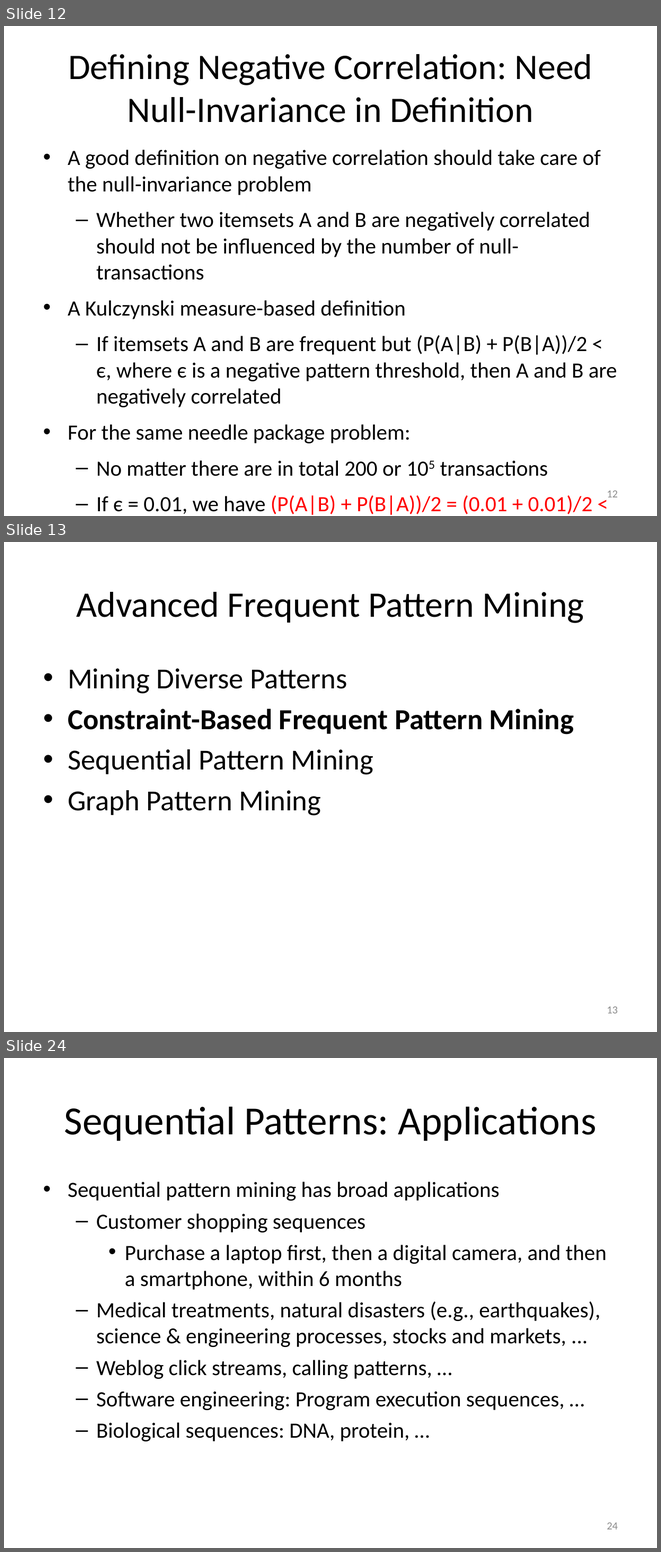
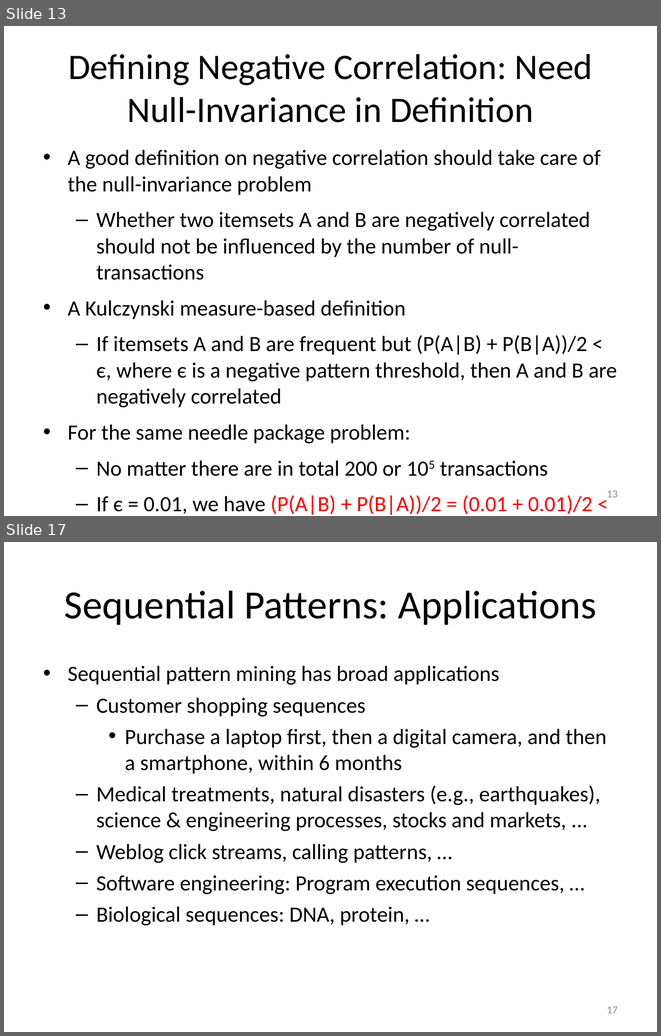
Before and after one commit to mjiang89/mjiang89.github.io, a slide deck: teaching/CSEx0647Fall17-12-BeyondItemset.pptx. Shown one above the other, each under a label of ours: slides 12, 13 and 24 before the commit, slides 13 and 17 after it; the slides between them are not shown. The pictures are 661x1552 and 661x1036 pixels, drawn with LibreOffice and Linux fonts; fonts in the diff are those of the drawing. Boxes give left, top, right and bottom in pixels: in the first picture for what was removed or moved away, otherwise in the second. Text is boxed around its words. In the diff, an @@ line names an element or a change of style, - is before the commit and + after.

```diff
--- a/teaching/CSEx0647Fall17-12-BeyondItemset.pptx
+++ b/teaching/CSEx0647Fall17-12-BeyondItemset.pptx
@@ slide 13 removed at [4,542,657,1032], background #FFFFFF @@
@@ title removed at [76,592,584,623] @@
-Advanced Frequent Pattern Mining
@@ text removed at [68,668,574,815] @@
-• Mining Diverse Patterns
-• Constraint-Based Frequent Pattern Mining
-• Sequential Pattern Mining
-• Graph Pattern Mining
@@ page number removed at [607,1006,618,1013] @@
-13
@@ what was slide 12 is now slide 13 @@
@@ page number at [607,490,618,497]: text changed @@
-12
+13
@@ what was slide 24 is now slide 17 @@
@@ page number at [607,1006,618,1013]: text changed @@
-24
+17
```
Also in this commit, not shown: 9 slides changed, 14 slides added, 11 other slides removed, 4 other files.
